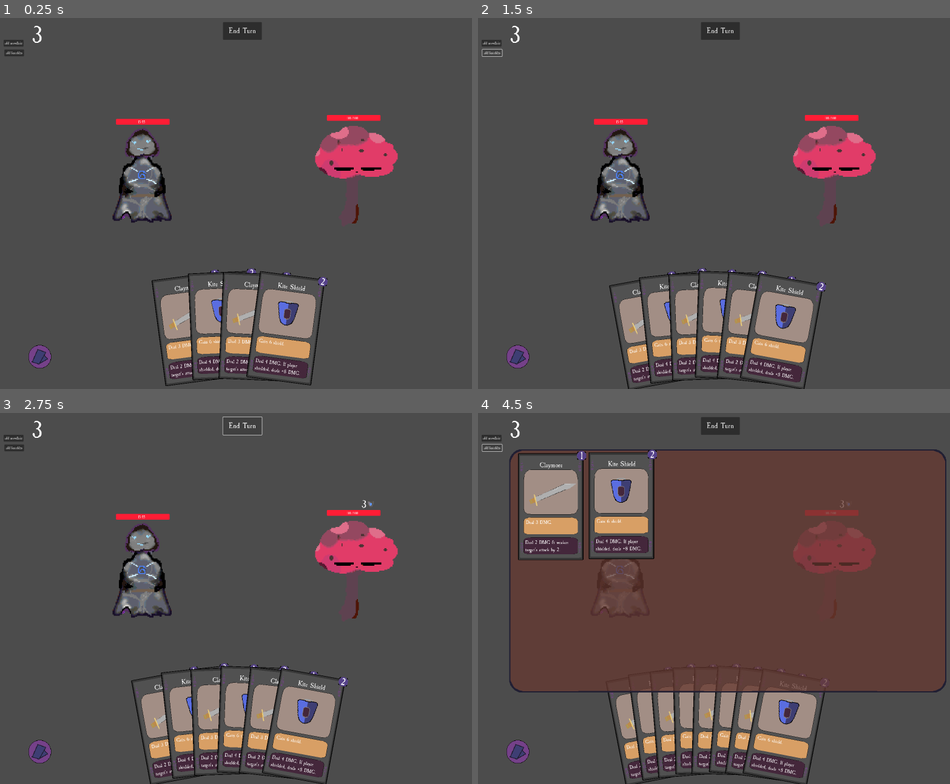
Above: before the commit, frames 1-4 (two rows, left to right).
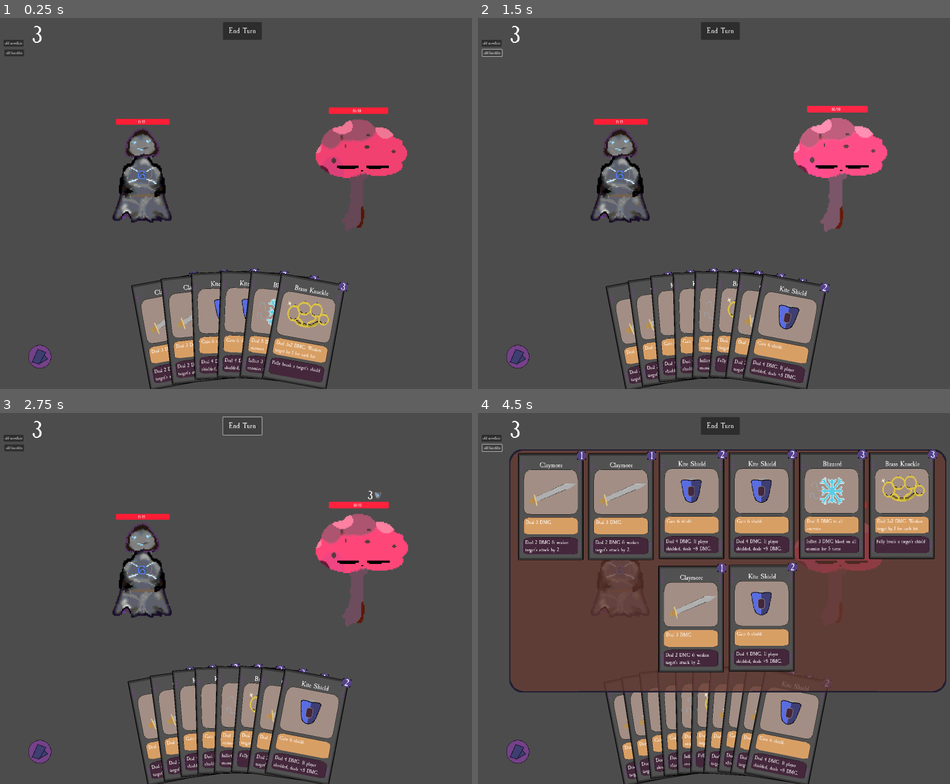
Above: after the commit, the same moments.

Repository: n0x1/Cardtrick
Game: Godot game, scene res://scenes/Main.tscn
Two runs of this game, one before a commit and one after it. Both use one fixed random seed, a clock stepped at 60 frames per second and the inputs below.
Inputs (mouse positions are in pixels of both pictures, inside the frame that each line leads up to):
- Up to frame 1 (0.25 s): no input
- Up to frame 2 (1.5 s): click "add snowflake" at 0.5 s; click "add knuckles" at 1.25 s
- Up to frame 3 (2.75 s): click "End Turn" at 2 s
- Up to frame 4 (4.5 s): click (515, 750) at 2.75 s; click "add snowflake" at 3.5 s; click "add knuckles" at 4.25 s

The runs differ from the first frame. In frame 1, 7.3% of the frame differs, in the area x 27-87%, y 24-100%; in frame 2, 8.7%; in frame 3, 8.3%; in frame 4, 30%, in the area x 23-98%, y 9-100%.

Commit message:
enemy selection

Diff:
--- a/scenes/cards/blizzard.tscn
+++ b/scenes/cards/blizzard.tscn
@@ -16,6 +16,7 @@
 ThrowDescription = "Inflict 3 DMG bleed on all enemies for 5 turns"
 
 [node name="CardImage" type="Sprite2D" parent="."]
+z_index = 5
 position = Vector2(7, -269)
 scale = Vector2(2.02734, 2.125)
 texture = ExtResource("2_ppihr")
--- a/scripts/Hand.gd
+++ b/scripts/Hand.gd
@@ -28,14 +28,12 @@
 var scale_speed = 17.65
 var raised_z_index = 99
 
-func add_card(card: Node2D, action):
-
-	if action == "init":
-		var dupe = card.duplicate()
-		hand.push_back(dupe)
-		add_child(dupe)
-		dupe.mouse_entered.connect(_handle_card_touched)
-		dupe.mouse_exited.connect(_handle_card_untouched)
+func add_card(card: Node2D):
+	var dupe = card.duplicate()
+	hand.push_back(dupe)
+	add_child(dupe)
+	dupe.mouse_entered.connect(_handle_card_touched)
+	dupe.mouse_exited.connect(_handle_card_untouched)
 	reposition_cards()
 	if $StagedLabel.visible == true:
 		$StagedLabel.hide()
--- a/scripts/Main.gd
+++ b/scripts/Main.gd
@@ -8,9 +8,15 @@
 const PLAYER_STARTING_MAX_HP = 15
 const LEVEL_LOOPS = 5 #loops until it repeats enemies
 
+var level: int = 0
+
+var n = 1.0 # modualte selected color
+var modulate_inc = true
+
 var enemy_character_state: int = 0
-var level: int = 0
 var enemies := []
+var targeted_enemy_index: int = -1
+
 var ripped_count := 0
 var viewing_win := false
 
@@ -31,8 +37,8 @@
 	$DeckHand.deck = deck
 	set_default_player_deck()
 	enemies.push_back($GameScreen/EnemyCharacter)
-	enemies[0].max_health = enemy_base_health + 90 # just for init and loophole explanation
-	enemies[0].health = enemy_base_health + 90
+	enemies[0].max_health = enemy_base_health #+ 90 # just for init and loophole explanation
+	enemies[0].health = enemy_base_health #+ 90
 
 # Called every frame. 'delta' is the elapsed time since the previous frame.
 func _process(delta):
@@ -46,6 +52,25 @@
 		game_control.transition(GameController.GameState.GAMEOVER)
 	elif enemies_all_dead() == true:
 		game_control.transition(GameController.GameState.VICTORY)
+
+	#highlight enemy thats targeted
+	var targeted_enemy = enemies[targeted_enemy_index]
+
+	if modulate_inc == true and n < 1.38:
+		targeted_enemy.modulate = Color(n,n,n) #n is used for selection display
+		targeted_enemy.scale = Vector2(1+n/10,1+n/10)
+		n += 0.005
+	else:
+		modulate_inc = false
+		targeted_enemy.modulate = Color(n,n,n)
+		targeted_enemy.scale = Vector2(1+n/10,1+n/10)
+		n -= 0.0075
+		if n < 0.99:
+			modulate_inc = true
+
+
+
+
 
 	if game_control.current_state == GameController.GameState.ENEMY_TURN:
 		#ai logic
@@ -77,10 +102,9 @@
 			$CanvasLayer/WinOverlay/RecoverText.set_text("No Cards Thrown")
 		viewing_win = true
 
-
-
 	if game_control.current_state == GameController.GameState.GAMEOVER:
 		$CanvasLayer/GameOverOverlay.visible = true
+
 
 
 
@@ -147,6 +171,7 @@
 	recovered_card = null
 	viewing_win = false
 
+	targeted_enemy_index = 0
 	enemies.clear()
 	enemies.push_back($GameScreen/EnemyCharacter)
 
@@ -169,9 +194,12 @@
 	($DeckHand/Hand as Hand).hand.clear()
 	($DeckHand.deck as Deck).clear_deck()
 
-	for n in 2:
-		($DeckHand as DeckNHand).add_to_deckview_and_hand($DeckHand.claymore_sc)
-		($DeckHand as DeckNHand).add_to_deckview_and_hand($DeckHand.kiteshield_sc)
+	($DeckHand as DeckNHand).add_to_deckview_and_hand($DeckHand.get_card_scene("claymore"))
+	($DeckHand as DeckNHand).add_to_deckview_and_hand($DeckHand.get_card_scene("claymore").duplicate())
+	($DeckHand as DeckNHand).add_to_deckview_and_hand($DeckHand.get_card_scene("kiteshield"))
+	($DeckHand as DeckNHand).add_to_deckview_and_hand($DeckHand.get_card_scene("kiteshield").duplicate())
+	($DeckHand as DeckNHand).add_to_deckview_and_hand($DeckHand.get_card_scene("blizzard"))
+	($DeckHand as DeckNHand).add_to_deckview_and_hand($DeckHand.get_card_scene("brassknuckle"))
 
 func _on_deck_button_pressed():
 	if deck_view_overlay.visible == false:
@@ -208,6 +236,7 @@
 	$CanvasLayer/WinOverlay.visible = false
 	$DeckHand/Hand.unstage_cards()
 	level += 1
+	change_enemies(level)
 	ripped_count = 0
 	player_character.mana = player_character.current_mana_cap
 	#increase difficulty
@@ -215,6 +244,33 @@
 	enemy_base_shield += floor(level ) # can divide
 
 
-	# transition to next enemy
-	if posmod(level, LEVEL_LOOPS) == 1:
-		pass
+
+
+func change_enemies(level): # this is for transitinoing between lvls
+	enemies.clear()
+	$GameScreen/EnemyCharacter.hide() #mushroom
+	$GameScreen/GhostCharacter2.hide()
+	$GameScreen/GhostCharacter1.hide()
+	if posmod(level, LEVEL_LOOPS) == 0: #mushroom stage
+		enemies.push_back($GameScreen/EnemyCharacter)
+	elif posmod(level, LEVEL_LOOPS) == 1: # ghosts
+		enemies.push_back($GameScreen/GhostCharacter2)
+		enemies.push_back($GameScreen/GhostCharacter1)
+
+	reset_enemy_stats()
+	targeted_enemy_index = 0
+
+
+func change_target(dir: String): # this is just for changing in the battle
+	if dir == 'left': # a, w, <-
+		if targeted_enemy_index > 0:
+			targeted_enemy_index -= 1
+		else: # if its 0, go to top index
+			targeted_enemy_index = enemies.size() - 1
+	elif dir == 'right': # d, s, ->
+		if targeted_enemy_index + 1 < enemies.size():
+			targeted_enemy_index += 1
+		else:
+			targeted_enemy_index = 0
+	else:
+		print("func change_target passed unrecognized arg.")
--- a/scripts/deck_n_hand.gd
+++ b/scripts/deck_n_hand.gd
@@ -4,19 +4,27 @@
 signal hide_deck_view()
 @export var deck: Deck
 
+var scene_paths = {
+	"claymore": "res://scenes/cards/claymore.tscn",
+	"kiteshield": "res://scenes/cards/shield.tscn",
+	"blizzard": "res://scenes/cards/blizzard.tscn",
+	"brassknuckle": "res://scenes/cards/brassknuckle.tscn"
+}
+var preloaded_scenes = {}
+var instantiated_scenes = {}
 
-@onready var claymore_card_scene: PackedScene = preload("res://scenes/cards/claymore.tscn")
-@onready var kiteshield_card_scene: PackedScene = preload("res://scenes/cards/shield.tscn")
-@onready var blizzard_card_scene: PackedScene = preload("res://scenes/cards/blizzard.tscn")
-@onready var brassknuckle_card_scene: PackedScene = preload("res://scenes/cards/brassknuckle.tscn")
 
-#instantiate all
-@onready var claymore_sc = claymore_card_scene.instantiate()
-@onready var kiteshield_sc = kiteshield_card_scene.instantiate()
+func get_card_scene(name: String):
+	return instantiated_scenes[name]
 
 # Called when the node enters the scene tree for the first time.
 func _ready():
-	pass # Replace with function body
+	for key in scene_paths.keys():
+		preloaded_scenes[key] = load(scene_paths[key])
+
+	# Instantiate all scenes
+	for key in preloaded_scenes.keys():
+		instantiated_scenes[key] = preloaded_scenes[key].instantiate()
 
 
 # Called every frame. 'delta' is the elapsed time since the previous frame.
@@ -25,15 +33,15 @@
 
 func add_to_deckview_and_hand(card):
 	deck.add_card(card)
-	$Hand.add_card(card, "init") # just not so its  draw from discard pile
+	$Hand.add_card(card) # just not so its  draw from discard pile
 
 func _on_button_pressed():
-	add_to_deckview_and_hand(claymore_sc) # only when adding first or throw recover, not if its discarded
+	add_to_deckview_and_hand(get_card_scene("claymore").duplicate())
 
 
 
 func _on_button_2_pressed():
-	add_to_deckview_and_hand(kiteshield_sc)
+	add_to_deckview_and_hand(get_card_scene("kiteshield").duplicate())
 
 
 
Not shown: 1 places in scenes/Main.tscn that only renumber resources
Not shown: 1 places in scenes/cards/brassknuckle.tscn that only renumber resources
Binary file changed: sprites/CardImages/Brassknuckle.png
Not shown, changed: sprites/CardImages/Brassknuckle.png.import
Binary file changed: sprites/Enemies/Ghost.png
Not shown, changed: sprites/Enemies/Ghost.png.import
